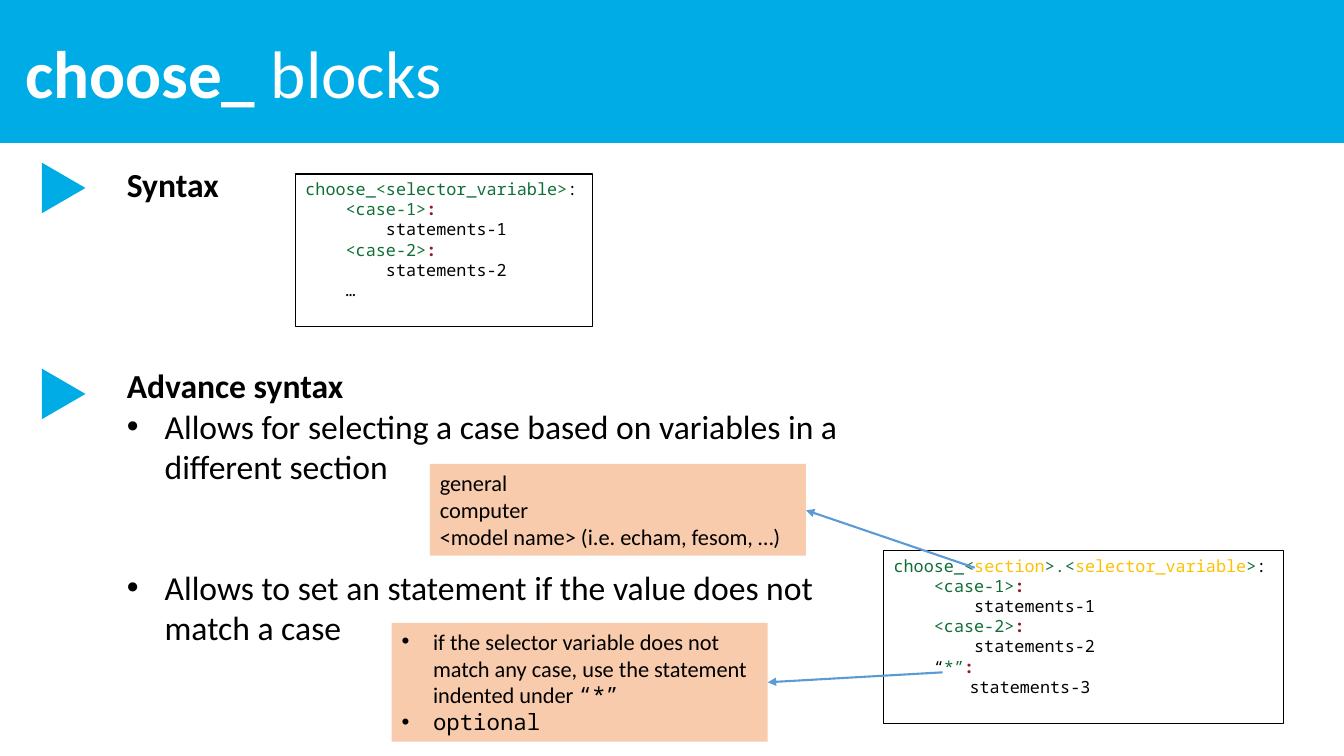
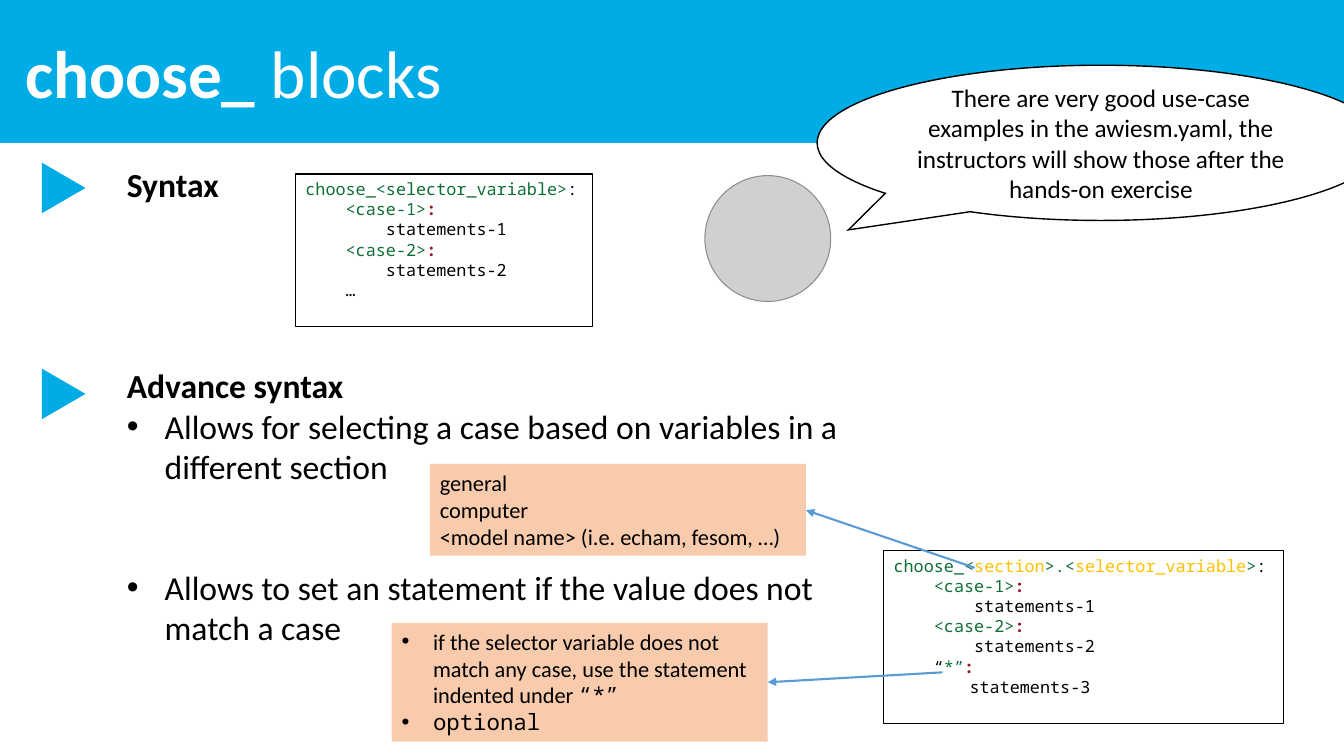
Before and after one commit to esm-tools/workshops, a slide deck: slide 3 of PalMod2022/docs/choose_blocks.pptx. Drawn at 1344x756 pixels with LibreOffice and Linux fonts; fonts in the diff are those of the drawing; grey boxes stand for pictures. Boxes give left, top, right and bottom in pixels: in the first picture for what was removed or moved away, otherwise in the second. Text is boxed around its words. In the diff, an @@ line names an element or a change of style, - is before the commit and + after.

Commit message:
maybe going nuts, but Luna made it into the presentation

```diff
--- a/PalMod2022/docs/choose_blocks.pptx
+++ b/PalMod2022/docs/choose_blocks.pptx
@@ speech bubble added at box(818, 66, 1344, 221), fill #FFFFFF, outline #000000 1 pt, 18 pt, text #000000 @@
+There are very good use-case examples in the awiesm.yaml, the instructors will show those after the hands-on exercise
@@ picture added at box(705, 175, 831, 301) @@
```
